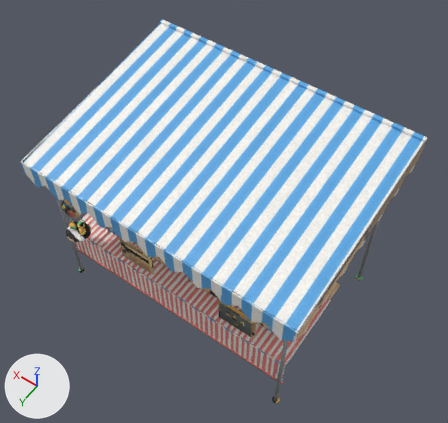
Before and after pictures for a commit that changed the FBX model unity/CheckoutSimulator/Assets/Resources/EventProps2/Feira_StallBlue.fbx.
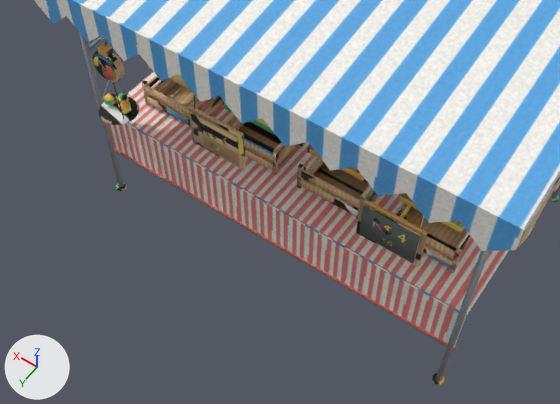
Each version is shown whole from a camera (50 mm lens) standing at (-2.57, 3.51, 6.88) and looking at (-0.03, -0.05, 1.28), then close up from a camera (50 mm lens) standing at (-1.98, 3.58, 5.07) and looking at (-0.01, 0.82, 0.73). Lighting does not change. The marker at lower left points along +X, +Y and +Z. The last two pictures show the newer version. Where no turn or scale is listed for an object, it has been applied to the vertices. Vertices at exactly the same position are counted once.

The first close-up shows 'Feira_StallBlue'.
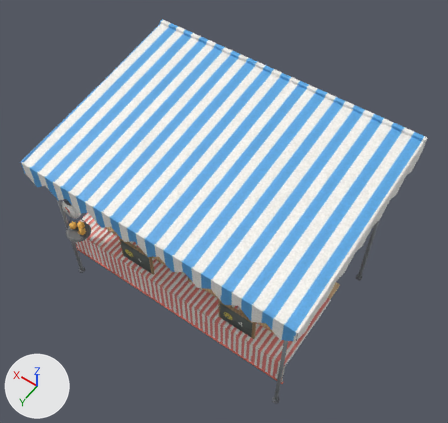
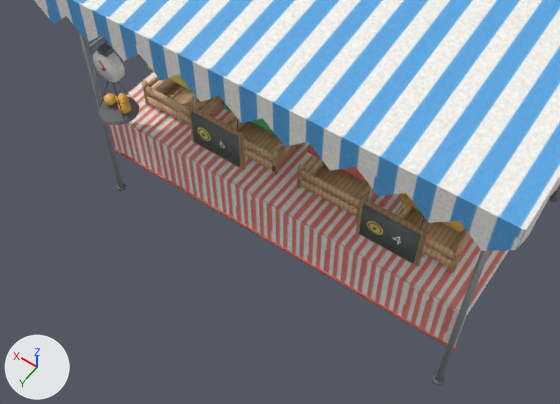
Boxes (x1, y1, x2, y2) around the edits, measured in the close-ups (560 x 404 px; the box of a moved part takes in the faces that stretch with it):
part 1 of me_cylinder_121, moved or reshaped
    before: (201, 124, 406, 246)
    after: (197, 127, 401, 245)
part 2 of me_cylinder_121, surface changed
    both: (86, 35, 560, 386)

What the commit changed:
me_cylinder_121 is used by ob_feira_stallblue; location (0.0, 0.0, 0.0).
me_cylinder_121 had 2291 vertices, 2354 faces and spanned x -1.68..1.68, y -1.19..1.19, z 0.0..2.52.
me_cylinder_121 now has 2310 vertices, 2327 faces and spans x -1.68..1.68, y -1.19..1.19, z 0.0..2.51.
Part 1, on me_cylinder_121:
98 vertices are removed from x -1.06..0.46, y 1.04..1.05, z 1.26..1.44.
138 faces are deleted.
37 vertices move from x -1.06..0.44, y 1.05, z 1.26..1.44 to x -1.03..0.48, y 1.04..1.05, z 1.3..1.4.
117 vertices are added at x -1.04..0.49, y 1.04..1.05, z 1.29..1.4.
111 new faces join them.
me_cylinder_121 part 2: 1999 kept faces spanning x -1.68..1.68, y -1.19..1.19, z 0.0..2.51 get new texture (UV) coordinates.
Other edits to the shape of me_cylinder_121 do not show in these pictures.
